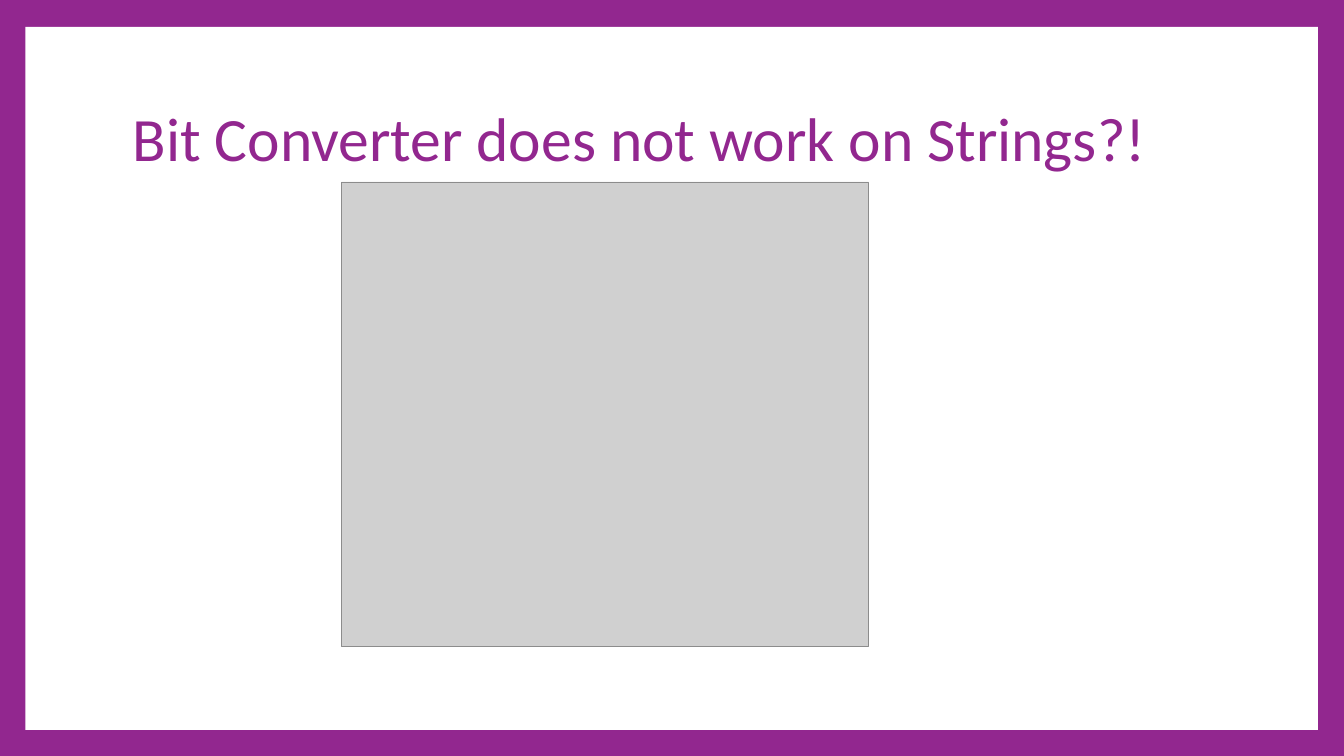
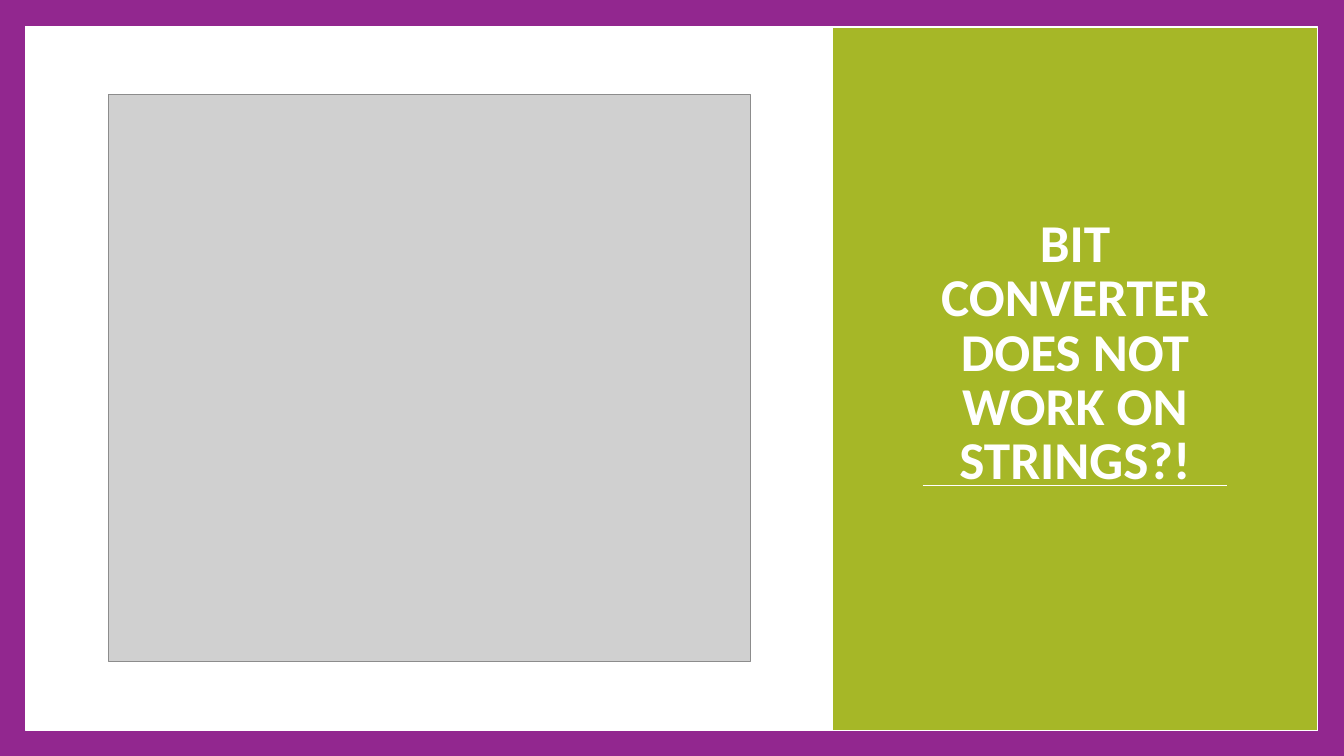
Before and after one commit to cdiggins/cs321, a slide deck: slide 34 of class-notes/cs321-winter-2023-lecture-4-strings.pptx (slide 44 before the commit). Drawn at 1344x756 pixels with LibreOffice and Linux fonts; fonts in the diff are those of the drawing; grey boxes stand for pictures. Boxes give left, top, right and bottom in pixels: in the first picture for what was removed or moved away, otherwise in the second. Text is boxed around its words. In the diff, an @@ line names an element or a change of style, - is before the commit and + after.

```diff
--- a/class-notes/cs321-winter-2023-lecture-4-strings.pptx
+++ b/class-notes/cs321-winter-2023-lecture-4-strings.pptx
@@ rectangle removed at (x1=26, y1=27, x2=1318, y2=730) @@
@@ rectangle added at (x1=26, y1=27, x2=1318, y2=730), fill #FFFFFF, outline #FFFFFF 1 pt @@
@@ rectangle added at (x1=26, y1=28, x2=1318, y2=730), outline #FFFFFF 1 pt @@
@@ rectangle added at (x1=833, y1=27, x2=1317, y2=730), fill #A6B727, outline #FFFFFF 1 pt @@
@@ picture resized from (x1=341, y1=182, x2=868, y2=647) to (x1=108, y1=95, x2=751, y2=661) @@
@@ title "BIT CONVERTER DOES NOT WORK ..." at (x1=941, y1=227, x2=1209, y2=486): vertical alignment middle to bottom @@
@@ title at (x1=941, y1=227, x2=1209, y2=486): text changed; size 66 to 57 pt; text colour #92278F to #FFFFFF; bold on @@
-Bit Converter does not work on Strings?!
+BIT CONVERTER DOES NOT WORK ON STRINGS?!
@@ line added from (923, 486) to (1227, 486), #FFFFFF 0.79 pt @@
```
Also in this commit, not shown: 10 other slides changed, 26 slides added, 31 slides removed, 3 other files.
